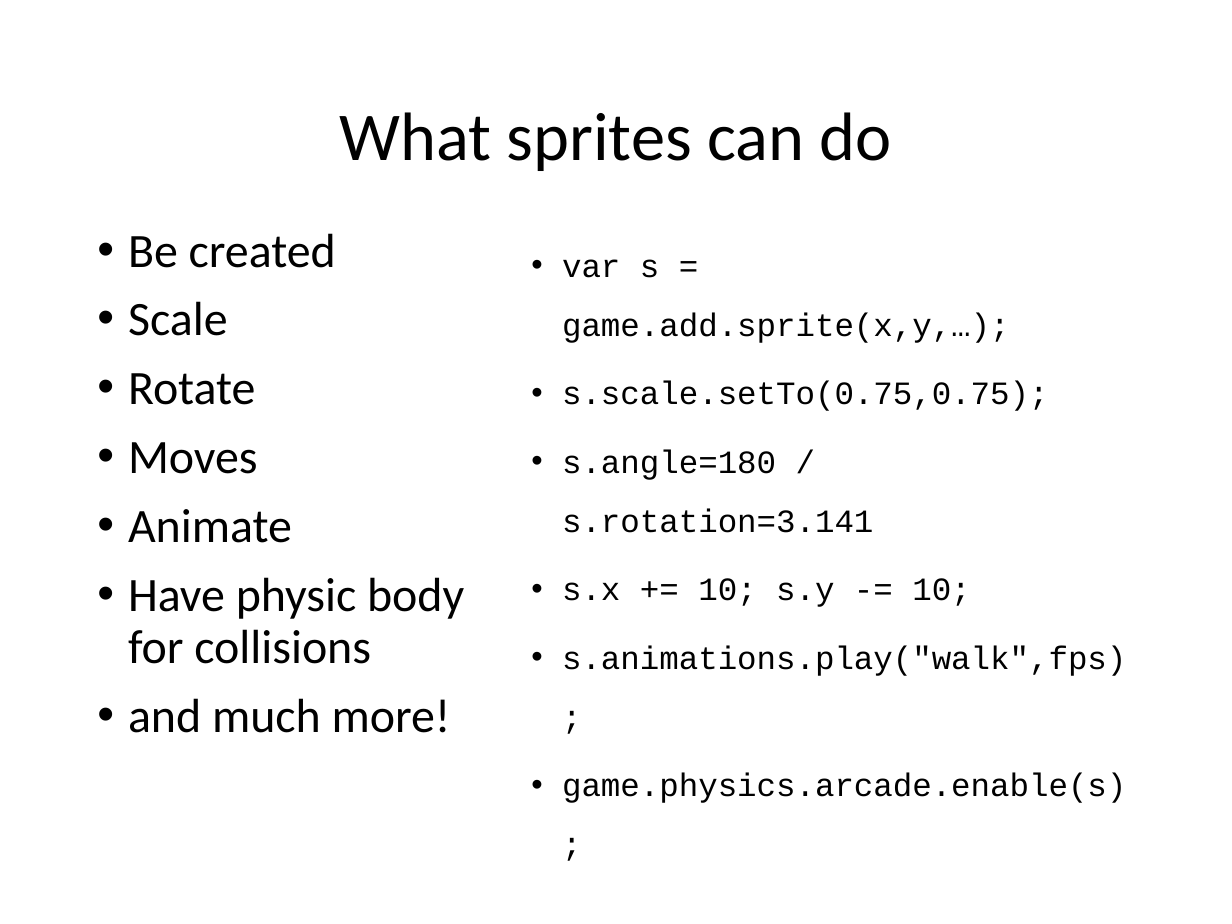
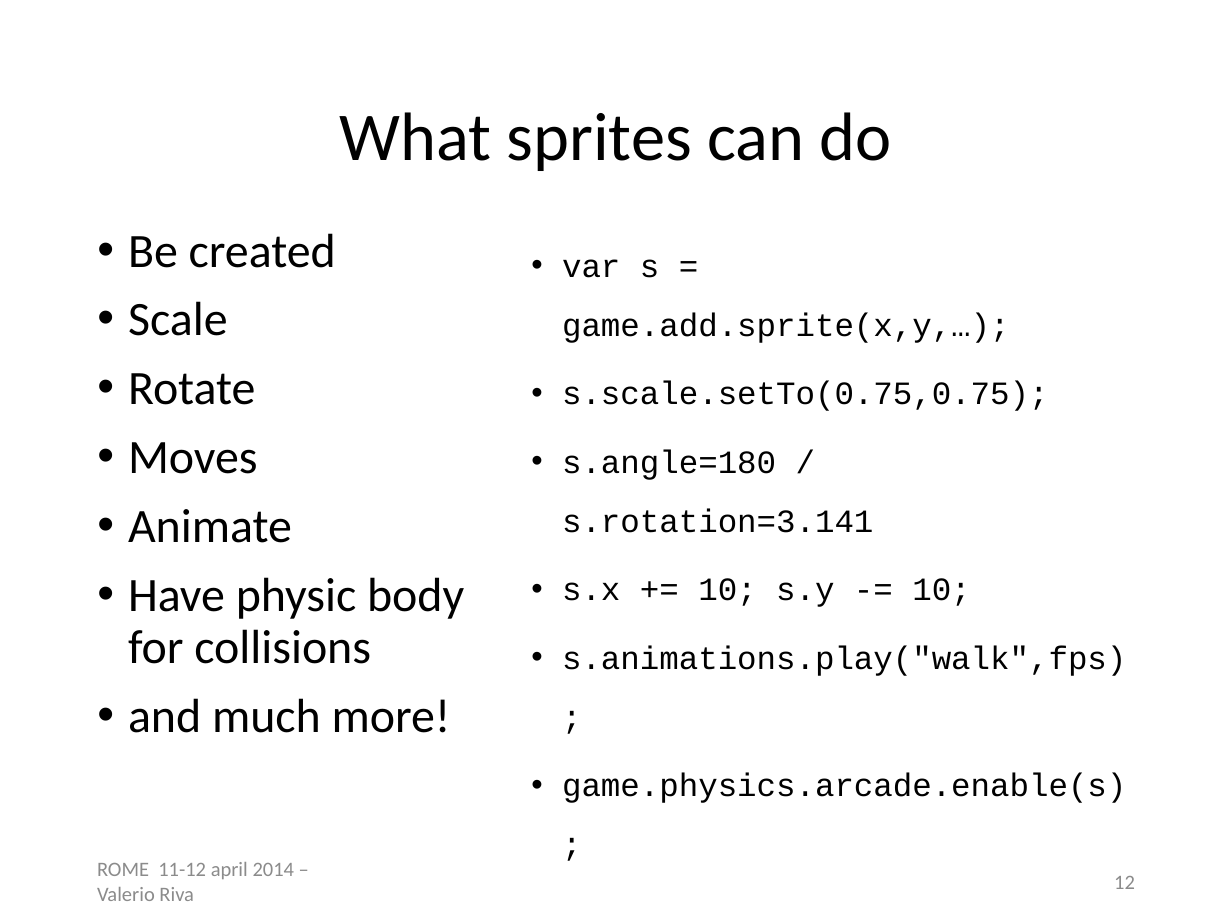
Before and after one commit to Lotti/codemotion2014, a slide deck: slide 12 of codemotion.pptx (slide 13 before the commit). Drawn at 1232x924 pixels with LibreOffice and Linux fonts; fonts in the diff are those of the drawing; background and template pictures are left out. Boxes give left, top, right and bottom in pixels: in the first picture for what was removed or moved away, otherwise in the second. Text is boxed around its words. In the diff, an @@ line names an element or a change of style, - is before the commit and + after.

```diff
--- a/codemotion.pptx
+++ b/codemotion.pptx
@@ text added at (x1=97, y1=862, x2=295, y2=901), 12 pt, text #8C8C8C @@
+ROME 11-12 april 2014 – Valerio Riva
@@ page number added at (x1=1114, y1=876, x2=1135, y2=889), 12 pt, text #8C8C8C @@
+12
```
Also in this commit, not shown: 13 other slides changed, 8 slides added, 10 other files.
